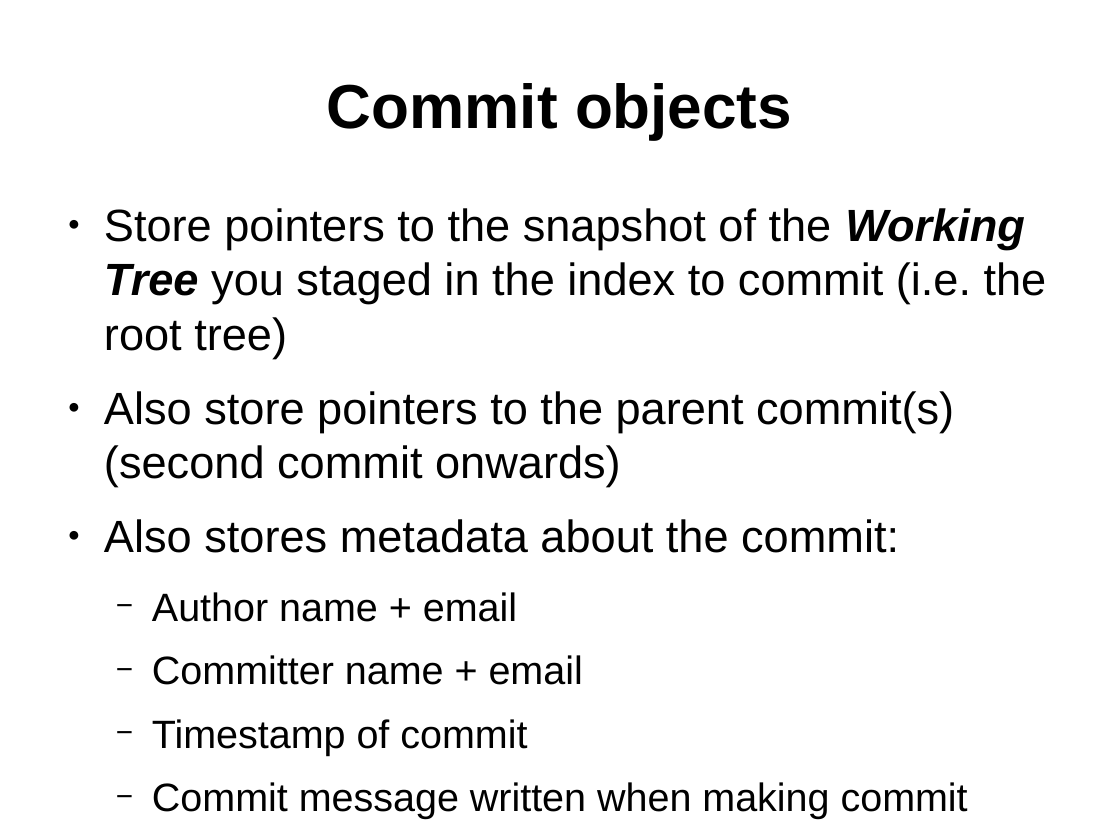
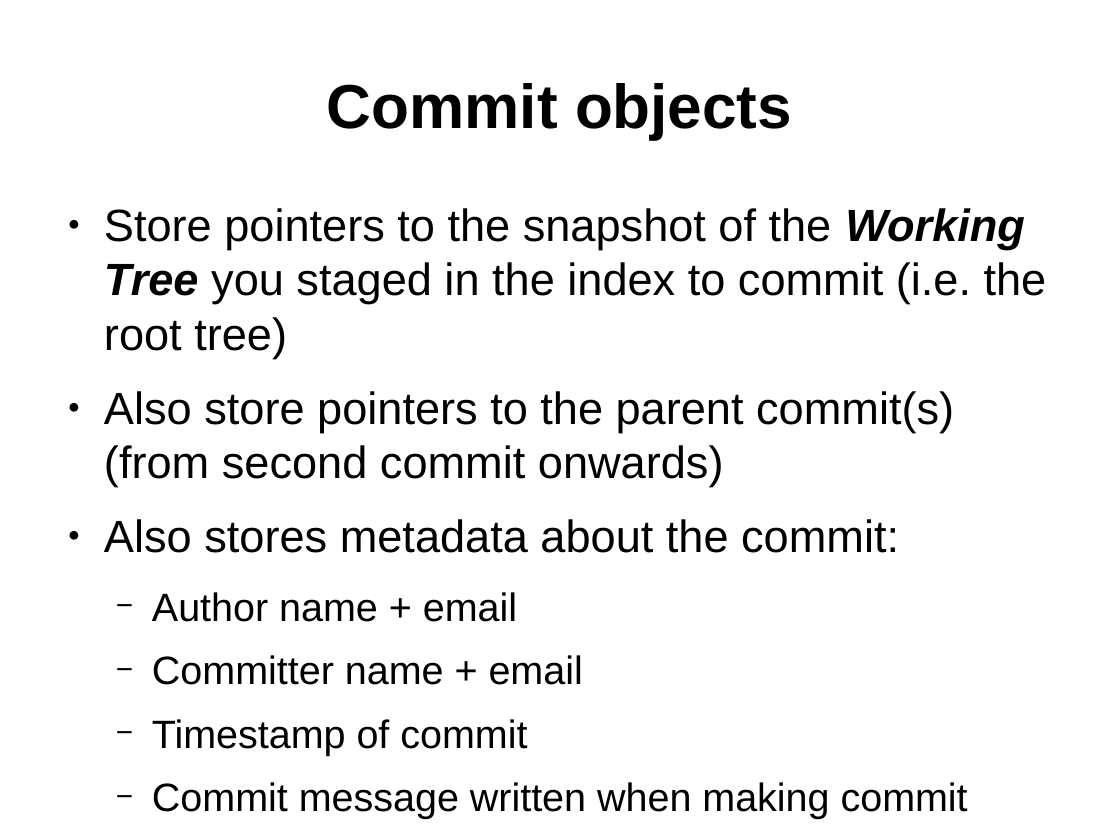
Before and after one commit to ifpingram/soslug, a slide deck: slide 15 of Understanding_Git_and_using_Github.odp. Drawn at 1120x840 pixels with LibreOffice and Linux fonts; fonts in the diff are those of the drawing. Boxes give left, top, right and bottom in pixels: in the first picture for what was removed or moved away, otherwise in the second. Text is boxed around its words. In the diff, an @@ line names an element or a change of style, - is before the commit and + after.

```diff
--- a/Understanding_Git_and_using_Github.odp
+++ b/Understanding_Git_and_using_Github.odp
@@ text at <box>104,391,954,487</box>: text changed @@
-● Also store pointers to the parent commit(s) (second commit onwards)
+● Also store pointers to the parent commit(s) (from second commit onwards)
```
Also in this commit, not shown: 2 slides added, 1 slide removed.
